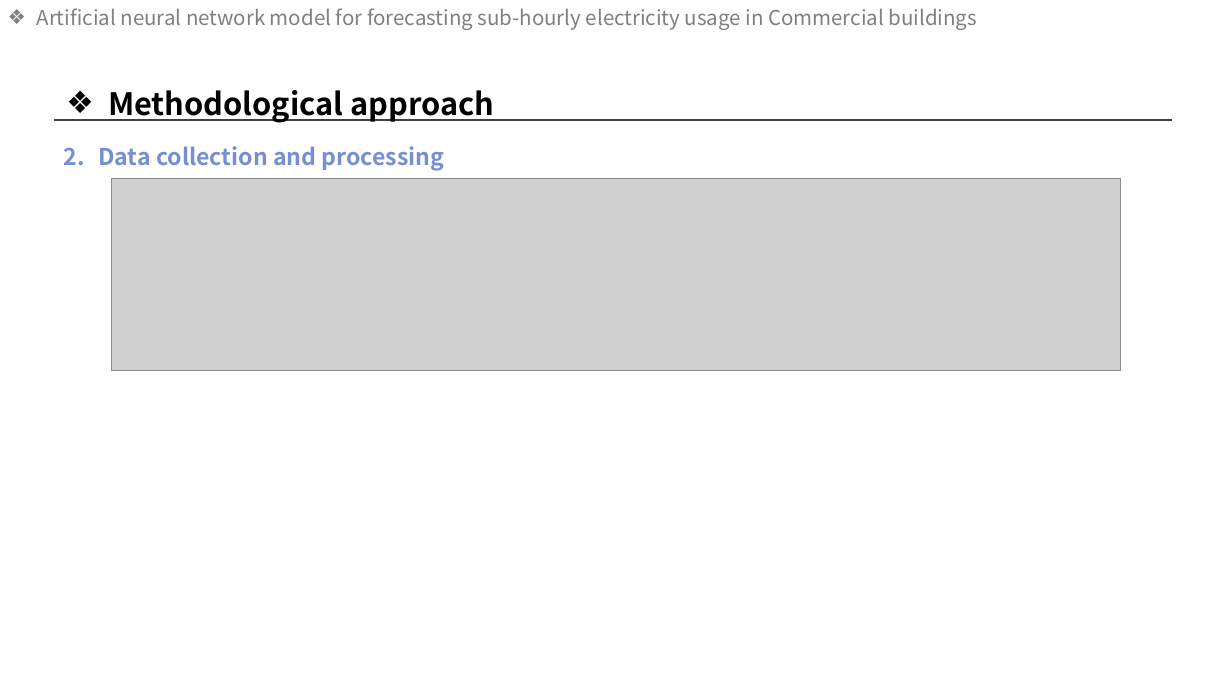
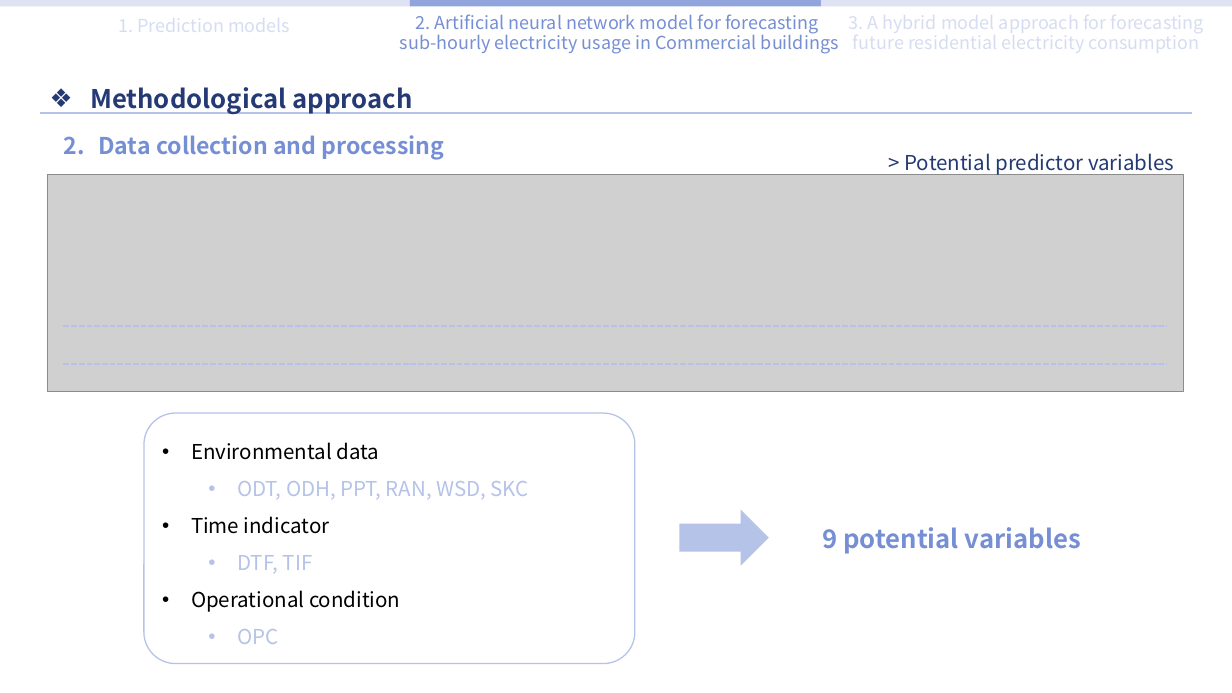
Before and after one commit to sohee98/2022-1st-Course, a slide deck: slide 11 of AI Applications/Literature study 발표/Literature study PPT-SoheeKim.pptx. Drawn at 1232x693 pixels with LibreOffice and Linux fonts; fonts in the diff are those of the drawing; grey boxes stand for pictures. Boxes give left, top, right and bottom in pixels: in the first picture for what was removed or moved away, otherwise in the second. Text is boxed around its words. In the diff, an @@ line names an element or a change of style, - is before the commit and + after.

Commit message:
20220607

```diff
--- a/AI Applications/Literature study 발표/Literature study PPT-SoheeKim.pptx
+++ b/AI Applications/Literature study 발표/Literature study PPT-SoheeKim.pptx
@@ rectangle added at (0, 0, 410, 6), fill #D6DDF2 at 80% opacity @@
@@ text at (400, 14, 839, 54): text changed; size 16 to 14 pt; text colour #808080 to #768FD4 @@
-❖ Artificial neural network model for forecasting sub-hourly electricity usage in Commercial buildings
+2. Artificial neural network model for forecasting
+sub-hourly electricity usage in Commercial buildings
@@ rectangle added at (410, 0, 822, 6), fill #768FD4 at 80% opacity @@
@@ rectangle added at (821, 0, 1232, 6), fill #D6DDF2 at 80% opacity @@
@@ text "Methodological approach": place and size @@
-text "Methodological approach" at (108, 90, 494, 123)
+text "Methodological approach" at (90, 87, 412, 115)
@@ text "Methodological approach" at (90, 87, 412, 115): size 24 to 20 pt, text colour #000000 to #253A75 @@
@@ line moved from (55, 120) - (1172, 120) to (41, 114) - (1192, 114) @@
@@ line (41, 114) - (1192, 114): stroke #404040 1 pt to #B6C3E8 1.5 pt @@
@@ text "Data collection and processing": place and size @@
-text "Data collection and processing" at (98, 146, 444, 170)
+text "Data collection and processing" at (98, 135, 444, 160)
@@ picture: place and size @@
-picture at (111, 178, 1121, 371)
+picture at (47, 175, 1184, 392)
@@ text added at (905, 153, 1174, 175), 16 pt, text #253A75 @@
+> Potential predictor variables
@@ line added from (64, 326) to (1167, 326), #B6C3E8 1.5 pt dashed @@
@@ line added from (64, 364) to (1167, 364), #B6C3E8 1.5 pt dashed @@
@@ rounded rectangle added at (144, 413, 635, 664), outline #B6C3E8 1 pt, 16 pt, text #000000 @@
+• Environmental data
+  • ODT, ODH, PPT, RAN, WSD, SKC
+• Time indicator
+  • DTF, TIF
+• Operational condition
+  • OPC
@@ right arrow added at (679, 509, 769, 566), fill #B6C3E8 @@
@@ text added at (822, 527, 1081, 554), 20 pt, text #768FD4, bold @@
+9 potential variables
```
Also in this commit, not shown: 7 other slides changed, 9 slides added.
